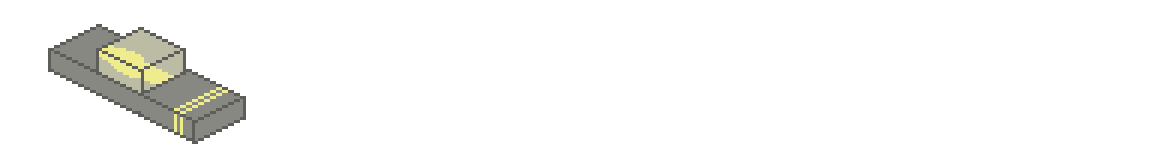
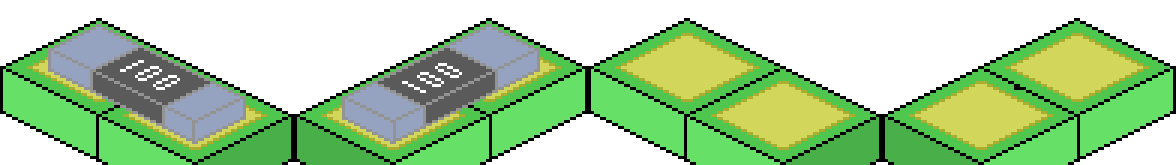
The second 1176x165 image is a revision of the first. Changes to its layers:
hid "led" over [48,24,246,144]
showed "smd resistor2. kopia #1" over [342,24,540,144]
showed "smd resistor2. kopia" over [48,24,246,144]
showed "dioda smd. kopia" over [0,18,1176,165]
